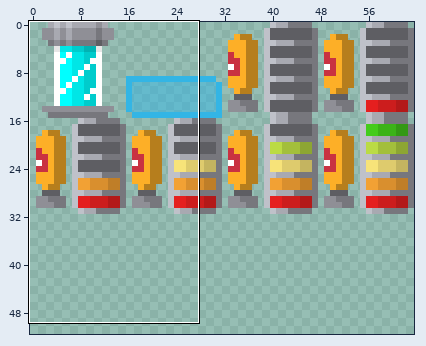
Edited in one commit: pixel-art file (Assets/MyAssets/Sprites/UI.aseprite). Above: a wide view before the commit, with the close-up outlined.
Close-up. Before:
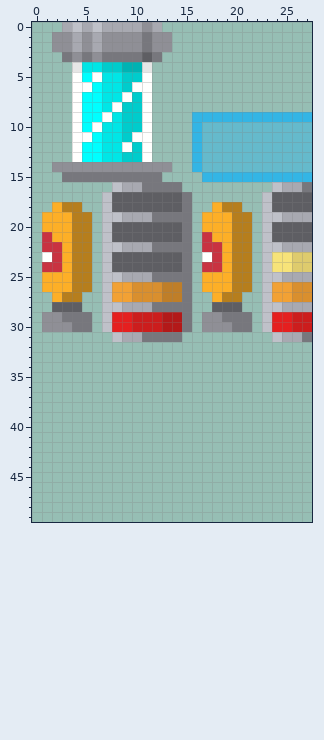
64x64 pixels, 1 frame. Colours within 5 levels of each other are drawn and written as one. Shown: x 0..27, y 0..49. The wide view leaves out empty margins.
New version:
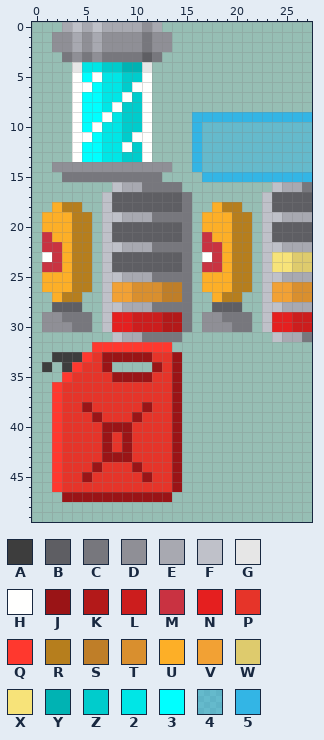
Palette (. is transparent): A #3d3d3d  B #5e5e63  C #77777d  D #8f8f96  E #a8a9b1  F #bfc1c9  G #e6e6e6  H #fffffe  J #9a1416  K #b31919  L #cc1d1d  M #c93241  N #e51f1f  P #e63429  Q #ff382e  R #b67e1d  S #bf7e28  T #d98f2e  U #fdaf27  V #f2a134  W #decb6d  X #f7e379  Y #00b3b3  Z #00cccc  2 #00e6e6  3 #00ffff  4 #33b5e57f  5 #33b5e5
Diff:
layer "Fuel_Canister" added
Layer "Fuel_Canister":
y 32: x 6..13 ........ -> QQQQQQQQ
y 33: x 2..14 ............. -> AAAQPJJJJJPPJ
y 34: x 1 . -> A; x 3..7 ..... -> AQPPJ; x 12..14 ... -> JPJ
y 35: x 3..14 ............ -> QPPPPJJJJPPJ
y 36..37: x 2..14 ............. -> QPPPPPPPPPPPJ
y 38: x 2..14 ............. -> QPPJPPPPPJPPJ
y 39: x 2..14 ............. -> QPPPJPPPJPPPJ
y 40: x 2..14 ............. -> QPPPPJJJPPPPJ
y 41..42: x 2..14 ............. -> QPPPPJPJPPPPJ
y 43: x 2..14 ............. -> QPPPPJJJPPPPJ
y 44: x 2..14 ............. -> QPPPJPPPJPPPJ
y 45: x 2..14 ............. -> QPPJPPPPPJPPJ
y 46: x 2..14 ............. -> QPPPPPPPPPPPJ
y 47: x 3..13 ........... -> JJJJJJJJJJJ
